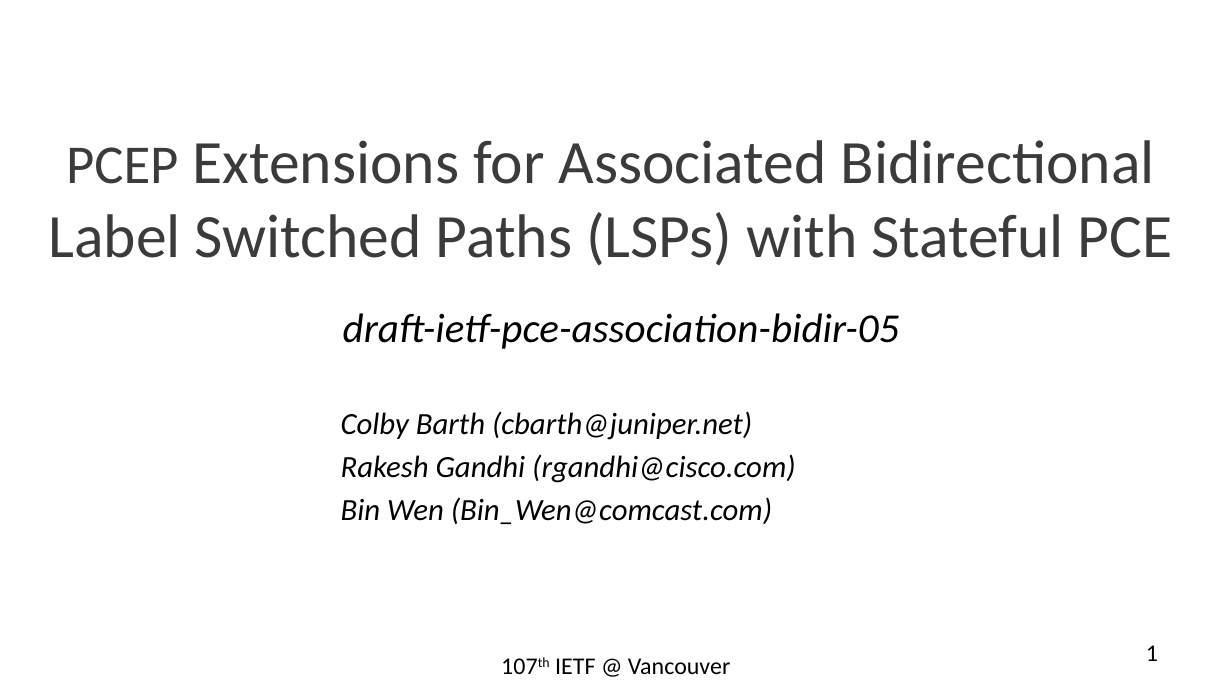
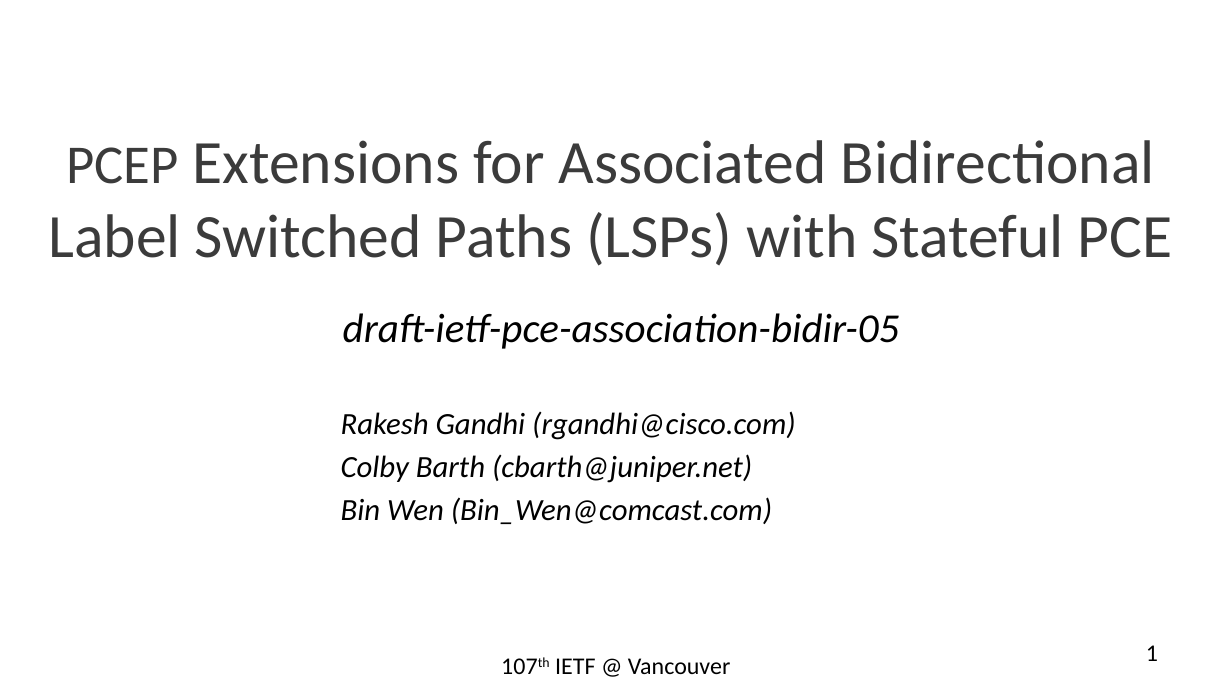
Before and after one commit to rakgandhi/ietf-public, a slide deck: slide 1 of draft-ietf-pce-sr-bidir-path-01.pptx. Drawn at 1232x693 pixels with LibreOffice and Linux fonts; fonts in the diff are those of the drawing. Boxes give left, top, right and bottom in pixels: in the first picture for what was removed or moved away, otherwise in the second. Text is boxed around its words. In the diff, an @@ line names an element or a change of style, - is before the commit and + after.

```diff
--- a/draft-ietf-pce-sr-bidir-path-01.pptx
+++ b/draft-ietf-pce-sr-bidir-path-01.pptx
@@ text at [341,411,796,440]: paragraph added @@
+Rakesh Gandhi (rgandhi@cisco.com)
@@ text at [341,454,796,483]: paragraph removed @@
-Rakesh Gandhi (rgandhi@cisco.com)
```
Also in this commit, not shown: 1 other file.
